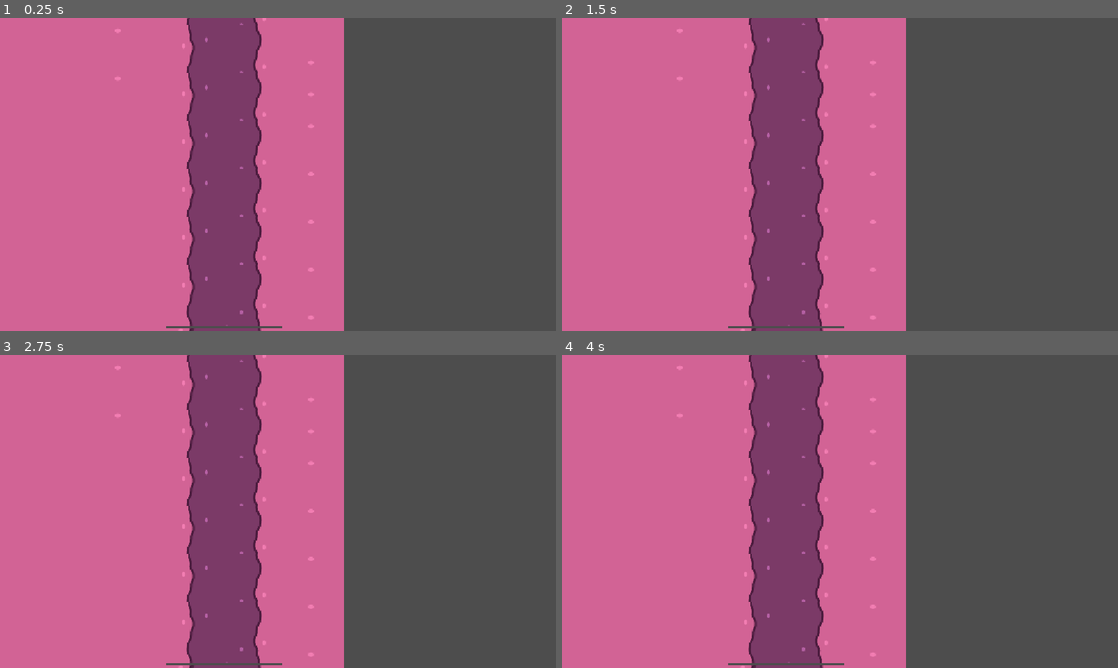
Above: before the commit, frames 1-4 (two rows, left to right).
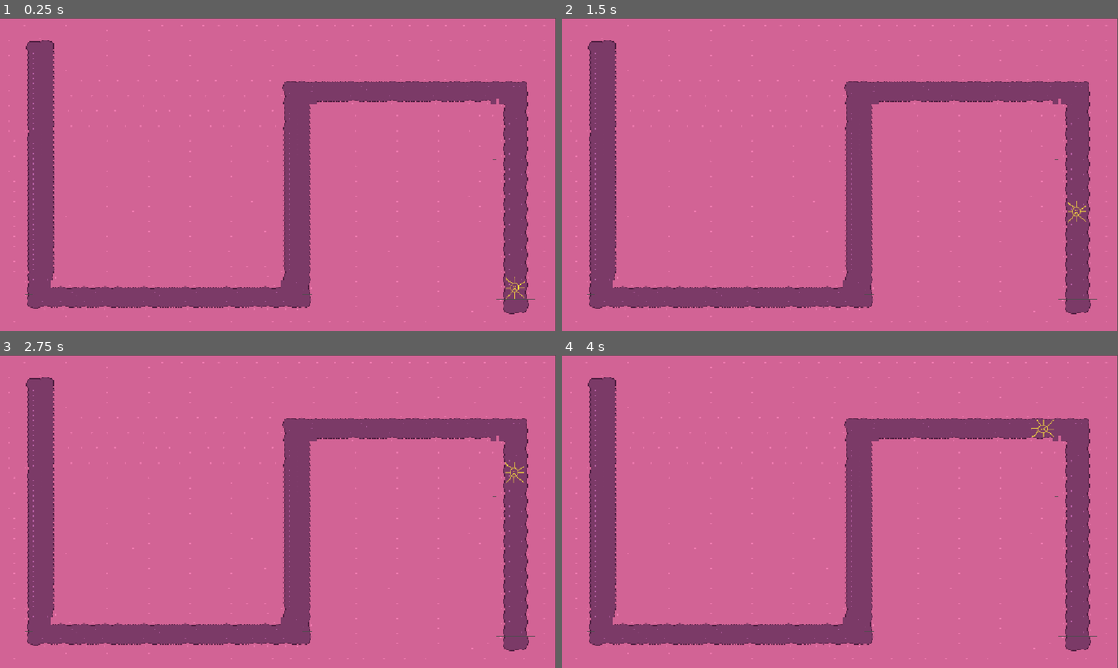
Above: after the commit, the same moments.

Repository: Justinhere2025/Keep-The-Sleep
Game: Godot game, scene res://Tileset.tscn
Two runs of this game, one before a commit and one after it. Both use one fixed random seed, a clock stepped at 60 frames per second and the inputs below. Before the commit the project has no main scene; this scene is started directly in both runs.
Inputs (mouse positions are in pixels of both pictures, inside the frame that each line leads up to):
- Up to frame 1 (0.25 s): no input
- Up to frame 2 (1.5 s): move the mouse to (962, 158) at 0.52 s; click (962, 158) at 0.67 s; move the mouse to (728, 190) at 1.27 s; click (728, 190) at 1.42 s
- Up to frame 3 (2.75 s): move the mouse to (333, 442) at 2.02 s; click (333, 442) at 2.17 s
- Up to frame 4 (4 s): move the mouse to (812, 574) at 2.77 s; click (812, 574) at 2.92 s; tap Enter at 3.5 s; move the mouse to (1006, 558) at 3.52 s; click (1006, 558) at 3.67 s

The runs differ from the first frame. In frame 1, 60% of the frame differs, in the area x 0-100%, y 0-100%; in frame 2, 60%; in frame 3, 60%; in frame 4, 60%.

Commit message:
Added Spritexs and masp movemetns

Diff:
--- a/Tileset.tscn
+++ b/Tileset.tscn
@@ -1,6 +1,9 @@
 [gd_scene format=3 uid="uid://dpehder3un43h"]
 
 [ext_resource type="Texture2D" uid="uid://dnd61b1ia1e00" path="res://Assets/Tileset.png" id="1_x0y78"]
+[ext_resource type="Texture2D" uid="uid://ckbiacstkaylp" path="res://Piskel/Sun.png" id="4_83fej"]
+[ext_resource type="Script" uid="uid://00cjbq208n8a" path="res://Tower_manager.gd" id="4_ba2i4"]
+[ext_resource type="Script" uid="uid://cl3823medc5d2" path="res://path_follow_2d.gd" id="5_gieg7"]
 
 [sub_resource type="TileSetAtlasSource" id="TileSetAtlasSource_y1tr2"]
 texture = ExtResource("1_x0y78")
@@ -15849,6 +15852,12 @@
 tile_size = Vector2i(16, 33)
 sources/0 = SubResource("TileSetAtlasSource_y1tr2")
 
+[sub_resource type="Curve2D" id="Curve2D_83fej"]
+_data = {
+"points": PackedVector2Array(0, 0, 0, 0, 465, 687, 0, 0, 0, 0, 460, -730, 0, 0, 0, 0, -870, -737, 0, 0, 0, 0, -882, 627, 0, 0, 0, 0, -2487, 629, 0, 0, 0, 0, -2501, -1016)
+}
+point_count = 6
+
 [node name="Node2D" type="Node2D" unique_id=1031776128]
 
 [node name="TileMap" type="TileMap" parent="." unique_id=518363257]
@@ -15856,3 +15865,25 @@
 tile_set = SubResource("TileSet_ffb7c")
 format = 2
 layer_0/tile_data = PackedInt32Array(8847702, 131072, 0, 8651094, 131072, 0, 8585558, 131072, 0, 8520022, 131072, 0, 84 …(76905 unchanged characters)…
+
+[node name="Camera2D" type="Camera2D" parent="." unique_id=1647771626]
+position = Vector2(-1004, -183)
+zoom = Vector2(0.335, 0.315)
+
+[node name="Path2D" type="Path2D" parent="." unique_id=573178480]
+curve = SubResource("Curve2D_83fej")
+
+[node name="PathFollow2D" type="PathFollow2D" parent="Path2D" unique_id=1604379024]
+position = Vector2(467.00003, 672)
+rotation = -1.5743248
+loop = false
+script = ExtResource("5_gieg7")
+
+[node name="Sun" type="Sprite2D" parent="Path2D/PathFollow2D" unique_id=1828120193]
+position = Vector2(26.631367, -0.9985094)
+rotation = 1.5652697
+scale = Vector2(3.5895786, 4.48696)
+texture = ExtResource("4_83fej")
+
+[node name="Node2D" type="Node2D" parent="." unique_id=121414810]
+script = ExtResource("4_ba2i4")
--- /dev/null
+++ b/Tower_manager.gd
@@ -0,0 +1,39 @@
+extends Node2D
+
+@export var Airpods: PackedScene
+@export var Blanket: PackedScene
+@export var Book: PackedScene
+@export var Milk: PackedScene
+@export var Picture: PackedScene
+@export var Pillow: PackedScene
+@export var Sleep_Mask: PackedScene
+
+var selected_tower: PackedScene = null
+
+func _process(_delta: float) -> void:
+	if Input.is_action_just_pressed("select_Airpods"):
+		selected_tower = Airpods
+
+	if Input.is_action_just_pressed("select_Blanket"):
+		selected_tower = Blanket
+
+	if Input.is_action_just_pressed("select_Book"):
+		selected_tower = Book
+
+	if Input.is_action_just_pressed("select_Milk"):
+		selected_tower = Milk
+
+	if Input.is_action_just_pressed("select_Picture"):
+		selected_tower = Picture
+
+	if Input.is_action_just_pressed("select_Pillow"):
+		selected_tower = Pillow
+
+	if Input.is_action_just_pressed("select_Sleep_Mask"):
+		selected_tower = Sleep_Mask
+
+
+func _unhandled_input(event: InputEvent) -> void:
+	if event is InputEventMouseButton:
+		if event.button_index == MOUSE_BUTTON_LEFT and event.pressed:
+			place_tower()
--- /dev/null
+++ b/main.gd
@@ -0,0 +1,6 @@
+extends Node2D
+
+
+# Called when the node enters the scene tree for the first time.
+func _ready() -> void:
+	pass # Replace with function body.
--- /dev/null
+++ b/path_follow_2d.gd
@@ -0,0 +1,17 @@
+extends PathFollow2D
+
+@export var speed: int = 400
+@export var health: int = 10
+
+# Called every frame. 'delta' is the elapsed time since the previous frame.
+func _process(delta: float) -> void:
+	progress += speed * delta
+
+	if progress_ratio >= 1.0:
+		queue_free()
+
+func take_damage(amount: int) -> void:
+	health -= amount
+
+	if health <= 0:
+		queue_free()
--- a/project.godot
+++ b/project.godot
@@ -11,6 +11,7 @@
 [application]
 
 config/name="Keep the sleep"
+run/main_scene="uid://dpehder3un43h"
 config/features=PackedStringArray("4.7", "GL Compatibility")
 config/icon="res://icon.svg"
 
@@ -18,6 +19,54 @@
 
 window/stretch/mode="canvas_items"
 window/stretch/aspect="expand"
+
+[input]
+
+Airpods={
+"deadzone": 0.2,
+"events": [Object(InputEventKey,"resource_local_to_scene":false,"resource_name":"","device":-1,"window_id":0,"alt_pressed":false,"shift_pressed":false,"ctrl_pressed":false,"meta_pressed":false,"pressed":false,"keycode":0,"physical_keycode":49,"key_label":0,"unicode":49,"location":0,"echo":false,"script":null)
+]
+}
+Sleep_Mask={
+"deadzone": 0.2,
+"events": [Object(InputEventKey,"resource_local_to_scene":false,"resource_name":"","device":-1,"window_id":0,"alt_pressed":false,"shift_pressed":false,"ctrl_pressed":false,"meta_pressed":false,"pressed":false,"keycode":0,"physical_keycode":50,"key_label":0,"unicode":50,"location":0,"echo":false,"script":null)
+]
+}
+Picture={
+"deadzone": 0.2,
+"events": [Object(InputEventKey,"resource_local_to_scene":false,"resource_name":"","device":-1,"window_id":0,"alt_pressed":false,"shift_pressed":false,"ctrl_pressed":false,"meta_pressed":false,"pressed":false,"keycode":0,"physical_keycode":51,"key_label":0,"unicode":51,"location":0,"echo":false,"script":null)
+]
+}
+Blanket={
+"deadzone": 0.2,
+"events": [Object(InputEventKey,"resource_local_to_scene":false,"resource_name":"","device":-1,"window_id":0,"alt_pressed":false,"shift_pressed":false,"ctrl_pressed":false,"meta_pressed":false,"pressed":false,"keycode":0,"physical_keycode":52,"key_label":0,"unicode":52,"location":0,"echo":false,"script":null)
+]
+}
+Pillow={
+"deadzone": 0.2,
+"events": [Object(InputEventKey,"resource_local_to_scene":false,"resource_name":"","device":-1,"window_id":0,"alt_pressed":false,"shift_pressed":false,"ctrl_pressed":false,"meta_pressed":false,"pressed":false,"keycode":0,"physical_keycode":53,"key_label":0,"unicode":53,"location":0,"echo":false,"script":null)
+]
+}
+Book={
+"deadzone": 0.2,
+"events": [Object(InputEventKey,"resource_local_to_scene":false,"resource_name":"","device":-1,"window_id":0,"alt_pressed":false,"shift_pressed":false,"ctrl_pressed":false,"meta_pressed":false,"pressed":false,"keycode":0,"physical_keycode":54,"key_label":0,"unicode":54,"location":0,"echo":false,"script":null)
+]
+}
+Milk={
+"deadzone": 0.2,
+"events": [Object(InputEventKey,"resource_local_to_scene":false,"resource_name":"","device":-1,"window_id":0,"alt_pressed":false,"shift_pressed":false,"ctrl_pressed":false,"meta_pressed":false,"pressed":false,"keycode":0,"physical_keycode":55,"key_label":0,"unicode":55,"location":0,"echo":false,"script":null)
+]
+}
+Start={
+"deadzone": 0.2,
+"events": [Object(InputEventKey,"resource_local_to_scene":false,"resource_name":"","device":-1,"window_id":0,"alt_pressed":false,"shift_pressed":false,"ctrl_pressed":false,"meta_pressed":false,"pressed":false,"keycode":0,"physical_keycode":32,"key_label":0,"unicode":32,"location":0,"echo":false,"script":null)
+]
+}
+End={
+"deadzone": 0.2,
+"events": [Object(InputEventKey,"resource_local_to_scene":false,"resource_name":"","device":-1,"window_id":0,"alt_pressed":false,"shift_pressed":false,"ctrl_pressed":false,"meta_pressed":false,"pressed":false,"keycode":0,"physical_keycode":4194308,"key_label":0,"unicode":0,"location":0,"echo":false,"script":null)
+]
+}
 
 [physics]
 
Binary file added: Piskel/Airpods.png
Binary file added: Piskel/Blanket.png
Binary file added: Piskel/Book.png
Binary file added: Piskel/Computer.png
Binary file added: Piskel/Milk.png
Binary file added: Piskel/Picture.png
Binary file added: Piskel/Pillow.png
Not shown, added: Tower_manager.gd.uid
Not shown, added: main.gd.uid
Not shown, added: path_follow_2d.gd.uid
Not shown, removed: Piskel/Blanket.piskel
Not shown, removed: Piskel/Book.piskel
(and 5 more such lines)
